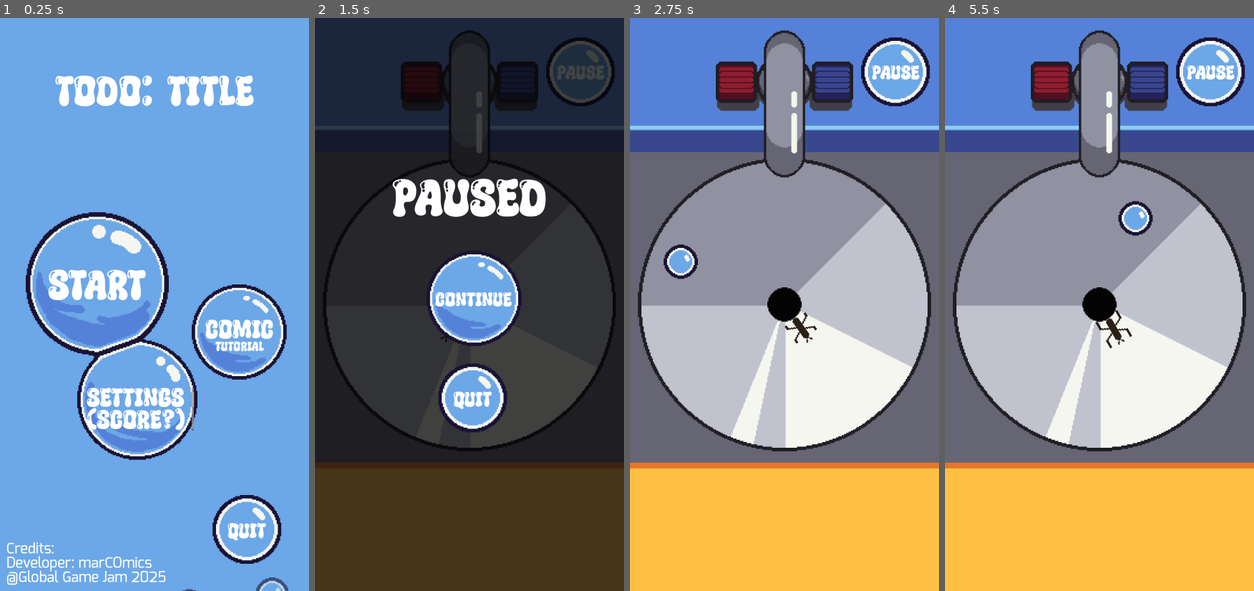
Above: before the commit, frames 1-4 (left to right).
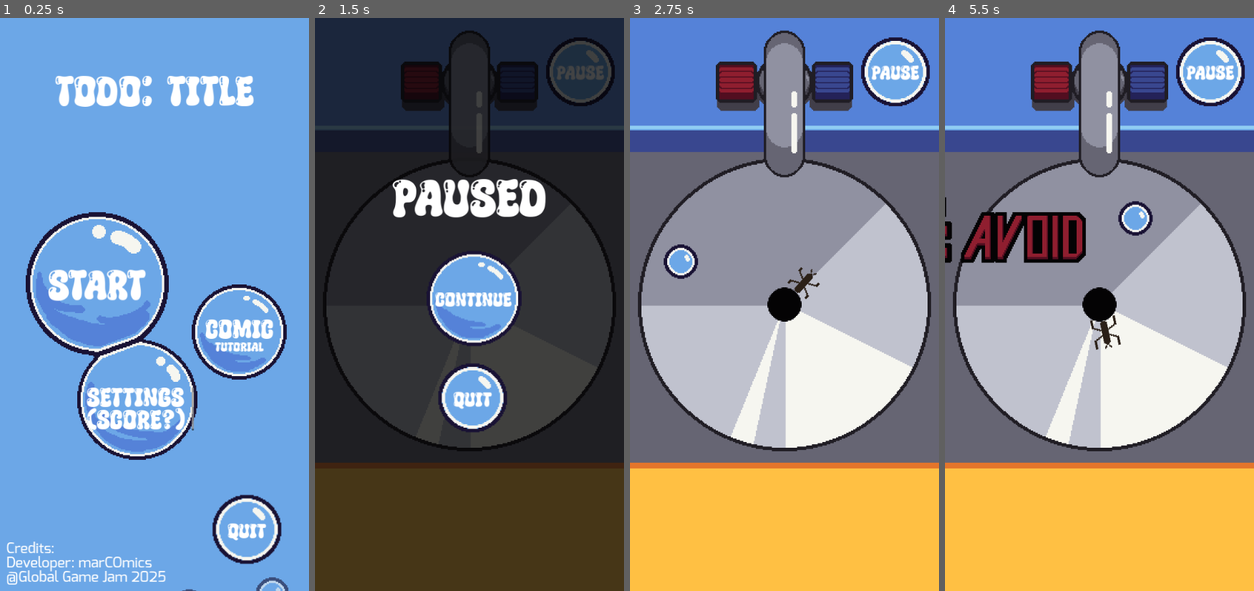
Above: after the commit, the same moments.

Repository: marCOmics/GGJ2025_Bubble
Game: Godot game, scene res://src/start_screen.tscn
Two runs of this game, one before a commit and one after it. Both use one fixed random seed, a clock stepped at 60 frames per second and the inputs below.
Inputs (mouse positions are in pixels of both pictures, inside the frame that each line leads up to):
- Up to frame 1 (0.25 s): no input
- Up to frame 2 (1.5 s): move the mouse to (410, 281) at 0.52 s; click (410, 281) at 0.67 s; move the mouse to (580, 75) at 1.27 s; click (580, 75) at 1.42 s
- Up to frame 3 (2.75 s): tap Enter at 2 s; move the mouse to (787, 298) at 2.02 s; click (787, 298) at 2.17 s
- Up to frame 4 (5.5 s): move the mouse to (1084, 419) at 2.77 s; click (1084, 419) at 2.92 s; move the mouse to (1192, 390) at 3.52 s; click (1192, 390) at 3.67 s; move the mouse to (1006, 218) at 4.27 s; click (1006, 218) at 4.42 s; move the mouse to (1114, 304) at 5.02 s; click (1114, 304) at 5.17 s

The runs differ from the first frame. In frame 1, 1.5% of the frame differs, in the area x 2-94%, y 10-100%; in frame 2, 0.7%; in frame 3, 0.5%; in frame 4, 3.7%, in the area x 0-94%, y 8-58%.

Commit message:
Added Spawning of Toothbrush-Upgrade

Diff:
--- a/ggj2025_bubble_mrm/project.godot
+++ b/ggj2025_bubble_mrm/project.godot
@@ -22,8 +22,6 @@
 window/size/viewport_width=540
 window/size/viewport_height=1000
 window/size/resizable=false
-window/stretch/mode="viewport"
-window/stretch/aspect="expand"
 window/stretch/scale=0.5
 window/handheld/orientation=1
 
--- a/ggj2025_bubble_mrm/src/game/act_mngr.gd
+++ b/ggj2025_bubble_mrm/src/game/act_mngr.gd
@@ -3,7 +3,7 @@
 
 @onready var _actPanel = $ACTPanel
 
-var _timeTillNextACT : float =  6
+var _timeTillNextACT : float =  4
 var _currACT : ACT_TYPES
 
 enum ACT_TYPES{
@@ -25,6 +25,8 @@
 	_timeTillNextACT -= delta
 
 	if _timeTillNextACT <= 0:
-		var act_type = GGJ_Game.RNG.randi_range(GGF_ACTMngr.ACT_TYPES.AVOID, 2)
+		_currACT = GGJ_Game.RNG.randi_range(GGF_ACTMngr.ACT_TYPES.AVOID, 2)
 		_actPanel.show()
+		$AnimationPlayer.play("Enter")
+		_actPanel.frame = _currACT
 		_timeTillNextACT = GGJ_Game.RNG.randf_range(MIN_TIME_TO_SPAWN, MAX_TIME_TO_SPAWN)
--- a/ggj2025_bubble_mrm/src/game/act_mngr.tscn
+++ b/ggj2025_bubble_mrm/src/game/act_mngr.tscn
@@ -1,12 +1,54 @@
-[gd_scene load_steps=3 format=3 uid="uid://4bxgh2couqhq"]
+[gd_scene load_steps=6 format=3 uid="uid://4bxgh2couqhq"]
 
 [ext_resource type="Script" path="res://src/game/act_mngr.gd" id="1_7pr48"]
 [ext_resource type="Texture2D" uid="uid://cmcjmitv3xrvo" path="res://res/ACTs.png" id="2_eusgw"]
+
+[sub_resource type="Animation" id="Animation_ftwky"]
+resource_name = "Enter"
+length = 0.5
+tracks/0/type = "value"
+tracks/0/imported = false
+tracks/0/enabled = true
+tracks/0/path = NodePath(".:position")
+tracks/0/interp = 1
+tracks/0/loop_wrap = true
+tracks/0/keys = {
+"times": PackedFloat32Array(0, 0.0666667, 0.133333, 0.233333, 0.333333, 0.433333, 0.466667, 0.5),
+"transitions": PackedFloat32Array(1, 1, 1, 1, 1, 1, 1, 1),
+"update": 1,
+"values": [Vector2(0, 0), Vector2(-30, -20), Vector2(50, -5), Vector2(-16, 18), Vector2(-16, 18), Vector2(4, -5), Vector2(4, -5), Vector2(0, 0)]
+}
+
+[sub_resource type="Animation" id="Animation_5vsmd"]
+length = 0.001
+tracks/0/type = "value"
+tracks/0/imported = false
+tracks/0/enabled = true
+tracks/0/path = NodePath(".:position")
+tracks/0/interp = 1
+tracks/0/loop_wrap = true
+tracks/0/keys = {
+"times": PackedFloat32Array(0),
+"transitions": PackedFloat32Array(1),
+"update": 0,
+"values": [Vector2(0, 0)]
+}
+
+[sub_resource type="AnimationLibrary" id="AnimationLibrary_gp8t6"]
+_data = {
+"Enter": SubResource("Animation_ftwky"),
+"RESET": SubResource("Animation_5vsmd")
+}
 
 [node name="ACTMngr" type="Node2D"]
 script = ExtResource("1_7pr48")
 
 [node name="ACTPanel" type="Sprite2D" parent="."]
-position = Vector2(10, 762)
 texture = ExtResource("2_eusgw")
+offset = Vector2(0, 850)
 vframes = 4
+
+[node name="AnimationPlayer" type="AnimationPlayer" parent="."]
+libraries = {
+"": SubResource("AnimationLibrary_gp8t6")
+}
--- a/ggj2025_bubble_mrm/src/game/bubble.gd
+++ b/ggj2025_bubble_mrm/src/game/bubble.gd
@@ -15,16 +15,15 @@
 	#TODO
 }
 
-const SINK_RADIUS = 500
 var _speed := 6.0
 var _degree : float
-var _radius := SINK_RADIUS
+var _radius := GGJ_Game.SINK_RADIUS
 #var _bubbleListParent : Node2D
 
 # Called when the node enters the scene tree for the first time.
 func _ready() -> void:
 	_degree = GGJ_Game.RNG.randf_range(-90.0, 360.0)
-	position = calc_pos(SINK_RADIUS)
+	position = calc_pos(GGJ_Game.SINK_RADIUS)
 
 
 #func init(p_degree : float) -> void:
@@ -55,6 +54,7 @@
 			GGJ_Game.get_instance().end_game()
 		hide()
 		p_bubbleList.remove_child(self)
+		queue_free()
 
 
 #func _on_animation_player_animation_finished(anim_name: StringName) -> void:
--- a/ggj2025_bubble_mrm/src/game/game.gd
+++ b/ggj2025_bubble_mrm/src/game/game.gd
@@ -1,17 +1,22 @@
 extends Node2D
 class_name GGJ_Game
 
+const SINK_RADIUS = 500
 var bubbleSCN = preload("res://src/game/bubble.tscn")
+var upgradeSCN = preload("res://src/game/upgrade.tscn")
 @onready var _gyroscope := $Gyroscope
 @onready var _skeeter := $ParallaxBackground/ParallaxDown/Skeeter
 @onready var _label := $ParallaxBackground/ParallaxUp/ACTPanel/RichTextLabel
 @onready var _bubbleList := $ParallaxBackground/ParallaxDown/Bubbles
+@onready var _upgradeList := $ParallaxBackground/ParallaxDown/Upgrades
 @onready var _pauseOrGameoverLabel = $ParallaxBackground/PauseOrGameOverTint/CanvasLayer/PauseOrGameOverLabel
 
 
 static var RNG = RandomNumberGenerator.new()
 static var _instance : GGJ_Game #Singleton Pattern
 var _timeTillNextBubbleSpawn : float =  1
+var _timeTillNextUpgrade : float = 6
+
 
 
 # Called when the node enters the scene tree for the first time.
@@ -24,6 +29,7 @@
 # Called every frame. 'delta' is the elapsed time since the previous frame.
 func _process(delta: float) -> void:
 	spawn_bubbles(delta)
+	spawn_upgrade(delta)
 
 	##Update richtext label
 	#_label.text = "[font_size=70]x: " + str(_gyroscope.get_rotation().normalized().x) + "\n" + \
@@ -59,25 +65,44 @@
 
 	if _timeTillNextBubbleSpawn <= 0:
 		var newBubble := bubbleSCN.instantiate()
-		newBubble.position = Vector2(1000, 0)  #so it doesn't trigger the collision when spawning
+		newBubble.position = Vector2(1000, 0)  #so it doesn't trigger the collision when spawning, quick and dirty fix
 		_bubbleList.add_child(newBubble)
 		_timeTillNextBubbleSpawn = RNG.randf_range(MIN_TIME_TO_SPAWN, MAX_TIME_TO_SPAWN)
 
 
+func spawn_upgrade(p_delta: float) -> void:
+	const MIN_TIME_TO_SPAWN = 3
+	const MAX_TIME_TO_SPAWN = 8
+
+	_timeTillNextUpgrade -= p_delta
+
+	if _timeTillNextUpgrade <= 0:
+		var newUpgrade := upgradeSCN.instantiate()
+		newUpgrade.position = Vector2(1000, 0)  #so it doesn't trigger the collision when spawning, quick and dirty fix
+		_upgradeList.add_child(newUpgrade)
+		_timeTillNextUpgrade = RNG.randf_range(MIN_TIME_TO_SPAWN, \
+											   MAX_TIME_TO_SPAWN)
+
+
 func _on_hole_body_entered(body: Node2D) -> void:
-	if body is GGJ_Skeeter:
+	if body.get_parent() is GGJ_Skeeter:
 		pass #EDIT: Game over after animation of Bubble!
-	else:
+	if body.get_parent() is GGJ_Bubble:
 		despawn_bubble(body)
-	pass # Replace with function body.
+	if body.get_parent() is GGJ_Upgrade:
+		for child in _upgradeList.get_children():
+			if child == body.get_parent():
+				var upgrade : GGJ_Upgrade = body.get_parent()
+				upgrade.despawn(_upgradeList)
 
 
 func despawn_bubble(p_body: Node2D) -> void:
 	#print("Despawn bubble " + str(p_body)+ " from: " + str(_bubbleList.get_children()))
-	for child in _bubbleList.get_children():
-		if child == p_body.get_parent():
-			var bubbleToDespawn : GGJ_Bubble = p_body.get_parent()
-			bubbleToDespawn.despawn(_bubbleList)
+
+	#for child in _bubbleList.get_children():
+		#if child == p_body.get_parent():
+	var bubbleToDespawn : GGJ_Bubble = p_body.get_parent()
+	bubbleToDespawn.despawn(_bubbleList)
 
 
 #Switches from Paused to unpaused
--- a/ggj2025_bubble_mrm/src/game/game.tscn
+++ b/ggj2025_bubble_mrm/src/game/game.tscn
@@ -44,6 +44,8 @@
 [node name="Skeeter" parent="ParallaxBackground/ParallaxDown" instance=ExtResource("5_yeumy")]
 
 [node name="Bubbles" type="Node2D" parent="ParallaxBackground/ParallaxDown"]
+
+[node name="Upgrades" type="Node2D" parent="ParallaxBackground/ParallaxDown"]
 
 [node name="ParallaxUp" type="ParallaxLayer" parent="ParallaxBackground"]
 
@@ -156,7 +158,6 @@
 shape = SubResource("CircleShape2D_0tje8")
 
 [node name="ACTMngr" parent="." instance=ExtResource("9_ci3v4")]
-position = Vector2(0, 100)
 
 [connection signal="body_entered" from="ParallaxBackground/ParallaxDown/Sink/Hole" to="." method="_on_hole_body_entered"]
 [connection signal="input_event" from="ParallaxBackground/ParallaxUp/PauseBtn/PauseArea" to="." method="_on_pause_area_input_event"]
--- a/ggj2025_bubble_mrm/src/game/skeeter.gd
+++ b/ggj2025_bubble_mrm/src/game/skeeter.gd
@@ -5,6 +5,7 @@
 var _lastTickDegree : float = _degree
 var _game : GGJ_Game
 var _gyroscope : GGJ_Gyroscope
+#var _hasSpikyToothbrush : bool = false #s. visibility of $SpikyToothbrush
 
 
 func init(p_game: GGJ_Game, p_gyroscope : GGJ_Gyroscope) -> void:
@@ -15,7 +16,7 @@
 # Called when the node enters the scene tree for the first time.
 func _ready() -> void:
 	$AnimationPlayer.play("Default")
-	pass # Replace with function body.
+	$SpikyToothbrush.hide()
 
 
 # Called every frame. 'delta' is the elapsed time since the previous frame.
@@ -82,3 +83,8 @@
 		var bubble = body.get_parent() as GGJ_Bubble
 		bubble.caputure_skeeter()
 		hide()
+	elif body.get_parent() is GGJ_Upgrade:
+		var upgrade = body.get_parent() as GGJ_Upgrade
+		upgrade.get_parent().remove_child(upgrade)
+		upgrade.hide()
+		$SpikyToothbrush.show()
--- a/ggj2025_bubble_mrm/src/game/skeeter.tscn
+++ b/ggj2025_bubble_mrm/src/game/skeeter.tscn
@@ -1,7 +1,8 @@
-[gd_scene load_steps=7 format=3 uid="uid://b4egxis0vcv8j"]
+[gd_scene load_steps=8 format=3 uid="uid://b4egxis0vcv8j"]
 
 [ext_resource type="Texture2D" uid="uid://bmmkeggy7pvo2" path="res://res/Skeeter.png" id="1_pfnr4"]
 [ext_resource type="Script" path="res://src/game/skeeter.gd" id="2_w2mx3"]
+[ext_resource type="Texture2D" uid="uid://wto5wblmgh4g" path="res://res/Upgrades_SpikyToothbrush.png" id="3_o61tf"]
 
 [sub_resource type="Animation" id="Animation_hyfkf"]
 resource_name = "Default"
@@ -61,4 +62,10 @@
 scale = Vector2(3, 3)
 shape = SubResource("CircleShape2D_bhv56")
 
+[node name="SpikyToothbrush" type="Sprite2D" parent="."]
+visible = false
+position = Vector2(0, -1)
+texture = ExtResource("3_o61tf")
+offset = Vector2(100, 0)
+
 [connection signal="body_entered" from="Area2D" to="." method="_on_area_2d_body_entered"]
--- /dev/null
+++ b/ggj2025_bubble_mrm/src/game/upgrade.gd
@@ -0,0 +1,41 @@
+extends Node2D
+class_name GGJ_Upgrade
+##TODO: Create Class GGJ_Object as super class of GGJ_Bubble and GGJ_Upgrade and gather common code
+
+enum UPGRADE_TYPES{
+	SPIKY_TOOTHBRUSH = 0,
+}
+
+static var RNG = RandomNumberGenerator.new()
+var _speed := 6.0
+var _degree : float
+var _radius := GGJ_Game.SINK_RADIUS
+var _type : UPGRADE_TYPES
+
+# Called when the node enters the scene tree for the first time.
+func _ready() -> void:
+	position = calc_pos(GGJ_Game.SINK_RADIUS)
+	_type = RNG.randi_range(UPGRADE_TYPES.SPIKY_TOOTHBRUSH, \
+							UPGRADE_TYPES.SPIKY_TOOTHBRUSH)
+
+
+# Called every frame. 'delta' is the elapsed time since the previous frame.
+func _process(delta: float) -> void:
+	_radius -= _speed
+	position = calc_pos(_radius)
+
+
+func calc_pos(p_radius: float, p_degree : float = _degree) -> Vector2:
+	return Vector2(sin(deg_to_rad(p_degree)), \
+				   cos(deg_to_rad(p_degree))) * p_radius
+
+
+func despawn(p_upgradeList : Node2D) -> void:
+	if !$AnimationPlayer.is_playing():
+		$CharacterBody2D/CollisionShape2D.disabled = true #instantly remove collision
+		_speed = 2.0 #Stop moving
+		$AnimationPlayer.play("Despawn")
+		await $AnimationPlayer.animation_finished
+		hide()
+		p_upgradeList.remove_child(self)
+		queue_free()
--- /dev/null
+++ b/ggj2025_bubble_mrm/src/game/upgrade.tscn
@@ -0,0 +1,58 @@
+[gd_scene load_steps=7 format=3 uid="uid://b3axpp5i4k50h"]
+
+[ext_resource type="Script" path="res://src/game/upgrade.gd" id="1_1ab0i"]
+[ext_resource type="Texture2D" uid="uid://wto5wblmgh4g" path="res://res/Upgrades_SpikyToothbrush.png" id="1_6k2md"]
+
+[sub_resource type="CircleShape2D" id="CircleShape2D_taenc"]
+
+[sub_resource type="Animation" id="Animation_3a42n"]
+resource_name = "Despawn"
+length = 0.5
+tracks/0/type = "value"
+tracks/0/imported = false
+tracks/0/enabled = true
+tracks/0/path = NodePath(".:scale")
+tracks/0/interp = 1
+tracks/0/loop_wrap = true
+tracks/0/keys = {
+"times": PackedFloat32Array(0, 0.5),
+"transitions": PackedFloat32Array(1, 1),
+"update": 0,
+"values": [Vector2(1, 1), Vector2(1e-05, 1e-05)]
+}
+
+[sub_resource type="Animation" id="Animation_xjamk"]
+length = 0.001
+tracks/0/type = "value"
+tracks/0/imported = false
+tracks/0/enabled = true
+tracks/0/path = NodePath(".:scale")
+tracks/0/interp = 1
+tracks/0/loop_wrap = true
+tracks/0/keys = {
+"times": PackedFloat32Array(0),
+"transitions": PackedFloat32Array(1),
+"update": 0,
+"values": [Vector2(1, 1)]
+}
+
+[sub_resource type="AnimationLibrary" id="AnimationLibrary_kjp1j"]
+_data = {
+"Despawn": SubResource("Animation_3a42n"),
+"RESET": SubResource("Animation_xjamk")
+}
+
+[node name="Upgrade" type="Sprite2D"]
+texture = ExtResource("1_6k2md")
+script = ExtResource("1_1ab0i")
+
+[node name="CharacterBody2D" type="CharacterBody2D" parent="."]
+
+[node name="CollisionShape2D" type="CollisionShape2D" parent="CharacterBody2D"]
+scale = Vector2(4, 4)
+shape = SubResource("CircleShape2D_taenc")
+
+[node name="AnimationPlayer" type="AnimationPlayer" parent="."]
+libraries = {
+"": SubResource("AnimationLibrary_kjp1j")
+}
Not shown, changed: ggj2025_bubble_mrm/export_presets.cfg
Binary file added: ggj2025_bubble_mrm/res/Upgrades.aseprite
Binary file added: ggj2025_bubble_mrm/res/Upgrades.png
Not shown, added: ggj2025_bubble_mrm/res/Upgrades.png.import
Binary file added: ggj2025_bubble_mrm/res/Upgrades_SpikyToothbrush.png
Not shown, added: ggj2025_bubble_mrm/res/Upgrades_SpikyToothbrush.png.import
Not shown, changed: ggj2025_bubble_mrm/bin/ggj2025_bubble_mrm.apk
Not shown, changed: ggj2025_bubble_mrm/bin/ggj2025_bubble_mrm.apk.idsig
